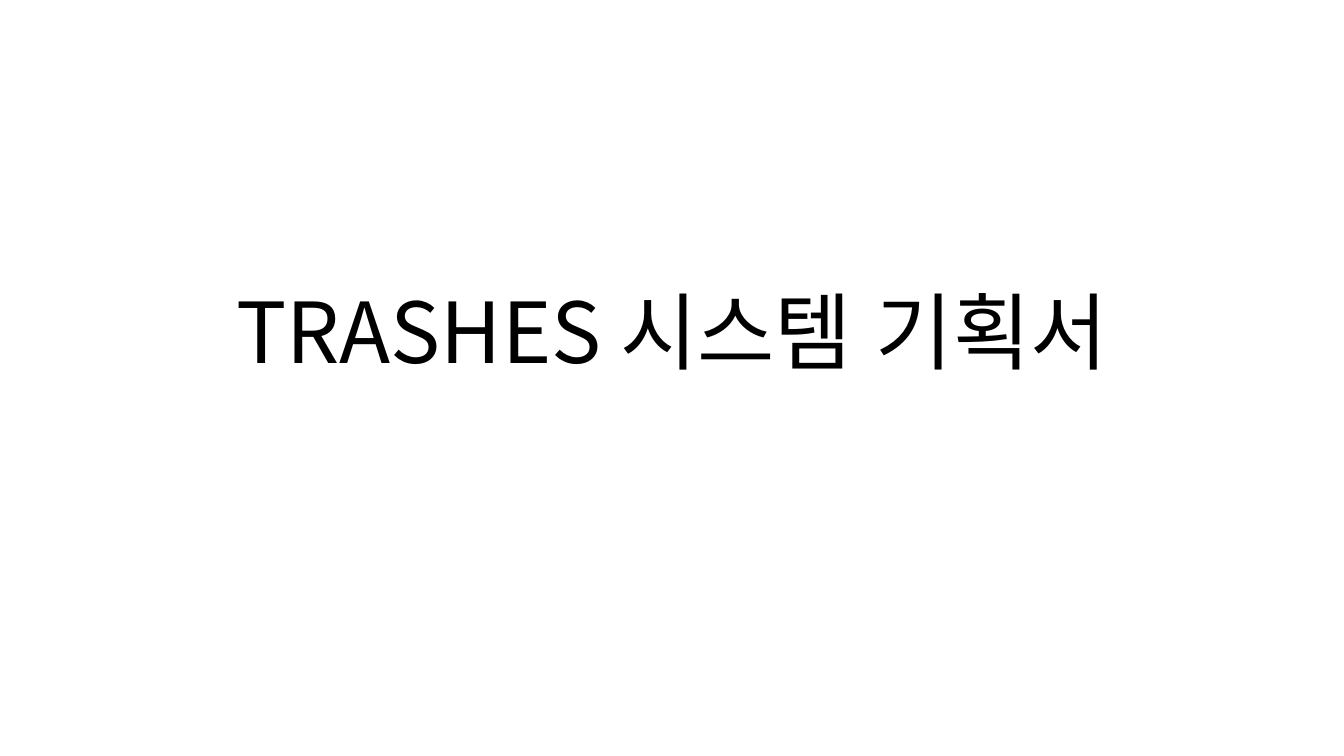
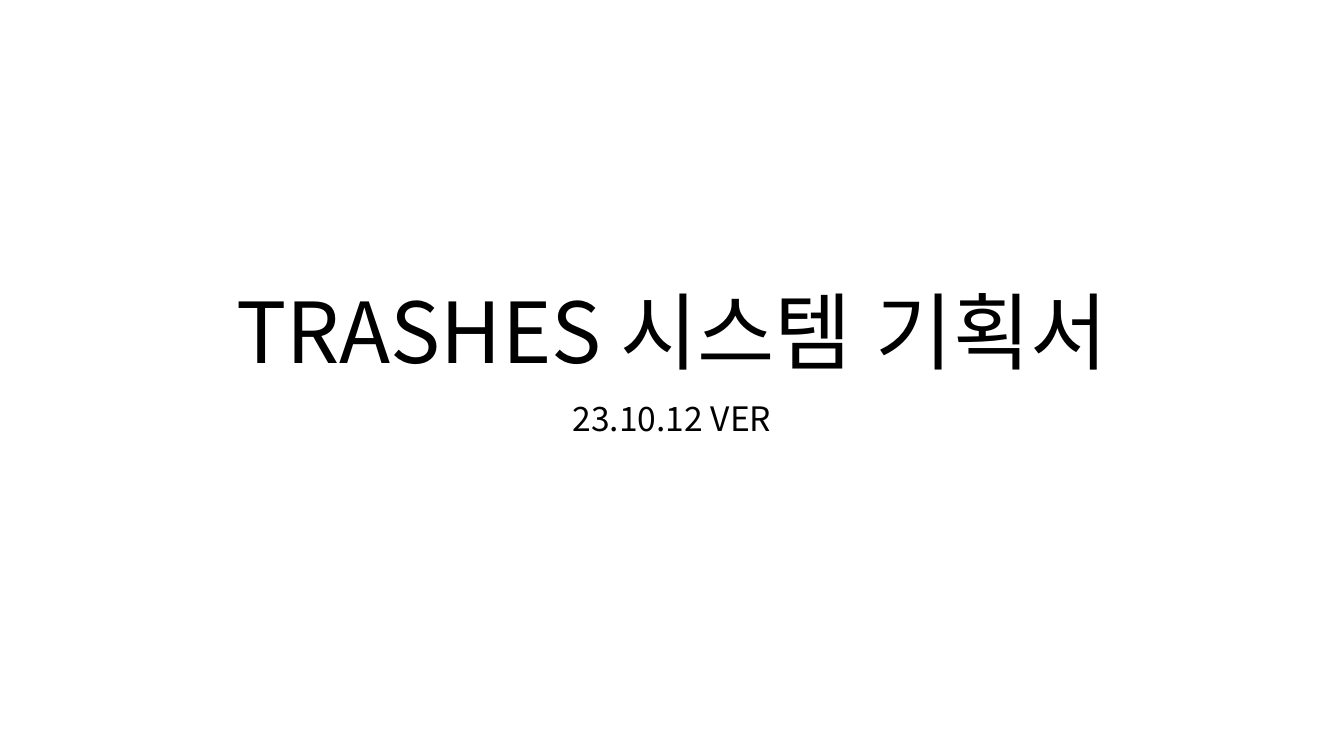
Before and after one commit to TRASHES0/MAFIA_60SECs, a slide deck: slide 1 of 기획/TRASHES 시스템 기획서.pptx. Drawn at 1344x756 pixels with LibreOffice and Linux fonts; fonts in the diff are those of the drawing. Boxes give left, top, right and bottom in pixels: in the first picture for what was removed or moved away, otherwise in the second. Text is boxed around its words. In the diff, an @@ line names an element or a change of style, - is before the commit and + after.

```diff
--- a/기획/TRASHES 시스템 기획서.pptx
+++ b/기획/TRASHES 시스템 기획서.pptx
@@ subtitle added at (573,406,771,432), 24 pt, text #000000 @@
+23.10.12 VER
```
Also in this commit, not shown: 7 other slides changed, 2 slides added, 3 slides removed.
